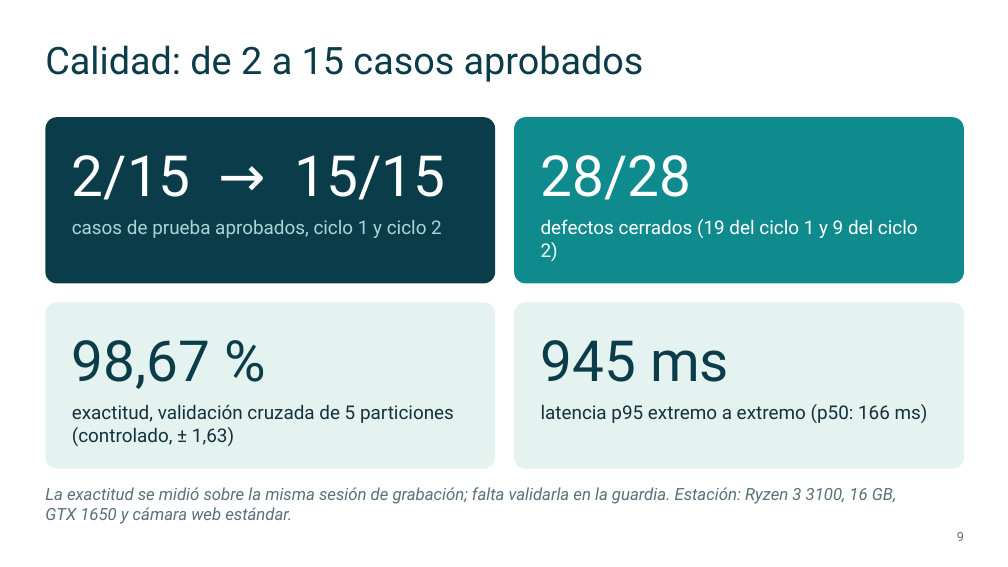
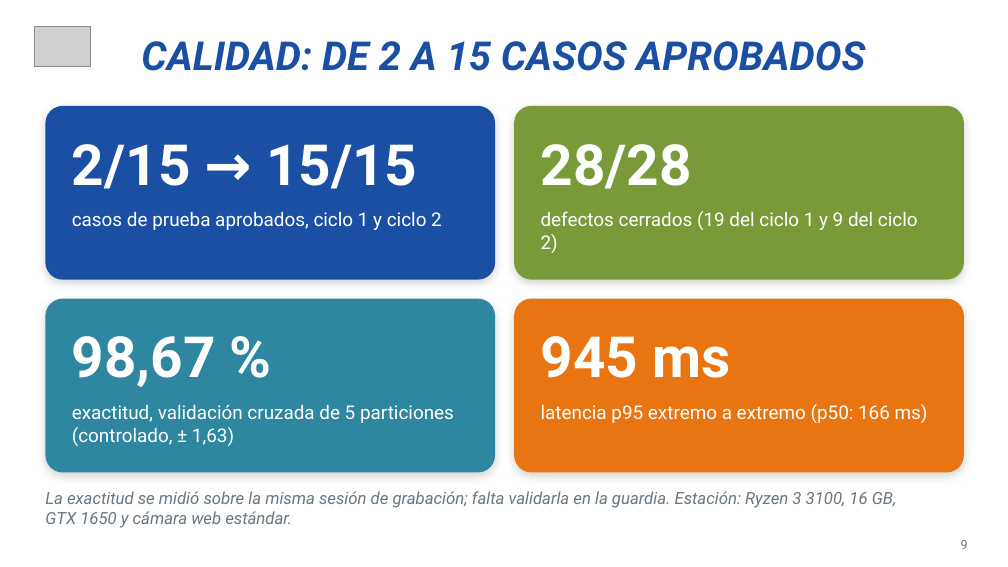
Before and after one commit to santinohamada/Nexora, a slide deck: slide 9 of docs/TP9/TP9_Presentacion_LSA Salud.pptx. Drawn at 1008x567 pixels with LibreOffice and Linux fonts; fonts in the diff are those of the drawing; grey boxes stand for pictures; background and template pictures are left out. Boxes give left, top, right and bottom in pixels: in the first picture for what was removed or moved away, otherwise in the second. Text is boxed around its words. In the diff, an @@ line names an element or a change of style, - is before the commit and + after.

```diff
--- a/docs/TP9/TP9_Presentacion_LSA Salud.pptx
+++ b/docs/TP9/TP9_Presentacion_LSA Salud.pptx
@@ picture added at (x1=34, y1=26, x2=91, y2=67) @@
@@ text at (x1=141, y1=41, x2=865, y2=71): text changed; size 36 to 38 pt; text colour #0B3C49 to #1A4FA3; bold on; italic on @@
-Calidad: de 2 a 15 casos aprobados
+CALIDAD: DE 2 A 15 CASOS APROBADOS
@@ rounded rectangle resized from (x1=45, y1=117, x2=495, y2=284) to (x1=45, y1=106, x2=495, y2=280) @@
@@ rounded rectangle at (x1=45, y1=106, x2=495, y2=280): fill #0B3C49 to #1A4FA3; shadow on; proportions changed @@
@@ rounded rectangle resized from (x1=514, y1=117, x2=964, y2=284) to (x1=514, y1=106, x2=964, y2=280) @@
@@ rounded rectangle at (x1=514, y1=106, x2=964, y2=280): fill #0F8B8D to #7A9A3A; shadow on; proportions changed @@
@@ text "2/15 → 15/15" moved from (x1=72, y1=155, x2=445, y2=200) to (x1=72, y1=144, x2=417, y2=189) @@
@@ text "2/15 → 15/15" at (x1=72, y1=144, x2=417, y2=189): bold on @@
@@ text "28/28" moved from (x1=541, y1=155, x2=692, y2=200) to (x1=541, y1=144, x2=692, y2=189) @@
@@ text "28/28" at (x1=541, y1=144, x2=692, y2=189): bold on @@
@@ text "casos de prueba aprobados, ciclo ..." moved from (x1=72, y1=220, x2=442, y2=238) to (x1=72, y1=212, x2=442, y2=230) @@
@@ text "casos de prueba aprobados, ciclo ..." at (x1=72, y1=212, x2=442, y2=230): text colour #A9D6D8 to #FFFFFF @@
@@ text "defectos cerrados (19 del ciclo ..." moved from (x1=541, y1=219, x2=918, y2=261) to (x1=541, y1=211, x2=918, y2=253) @@
@@ rounded rectangle resized from (x1=45, y1=302, x2=495, y2=469) to (x1=45, y1=299, x2=495, y2=473) @@
@@ rounded rectangle at (x1=45, y1=299, x2=495, y2=473): fill #E4F3F0 to #2E86A0; shadow on; proportions changed @@
@@ rounded rectangle resized from (x1=514, y1=302, x2=964, y2=469) to (x1=514, y1=299, x2=964, y2=473) @@
@@ rounded rectangle at (x1=514, y1=299, x2=964, y2=473): fill #E4F3F0 to #E87511; shadow on; proportions changed @@
@@ text "98,67 %" at (x1=72, y1=336, x2=216, y2=387): text colour #0B3C49 to #FFFFFF, bold on @@
@@ text "945 ms" at (x1=541, y1=336, x2=730, y2=378): text colour #0B3C49 to #FFFFFF, bold on @@
@@ text "exactitud, validación cruzada de 5 ..." at (x1=72, y1=405, x2=454, y2=446): text colour #14313C to #FFFFFF @@
@@ text "latencia p95 extremo a extremo ..." at (x1=541, y1=404, x2=928, y2=423): text colour #14313C to #FFFFFF @@
@@ text "La exactitud se midió sobre ..." at (x1=45, y1=491, x2=896, y2=528): text colour #5B707A to #6B7780 @@
@@ page number at (x1=961, y1=540, x2=968, y2=549): text colour #5B707A to #6B7780 @@
@@ page number moved from (x1=957, y1=532, x2=964, y2=541) to (x1=961, y1=540, x2=968, y2=549) @@
```
Also in this commit, not shown: 11 other slides changed, 1 other file.
